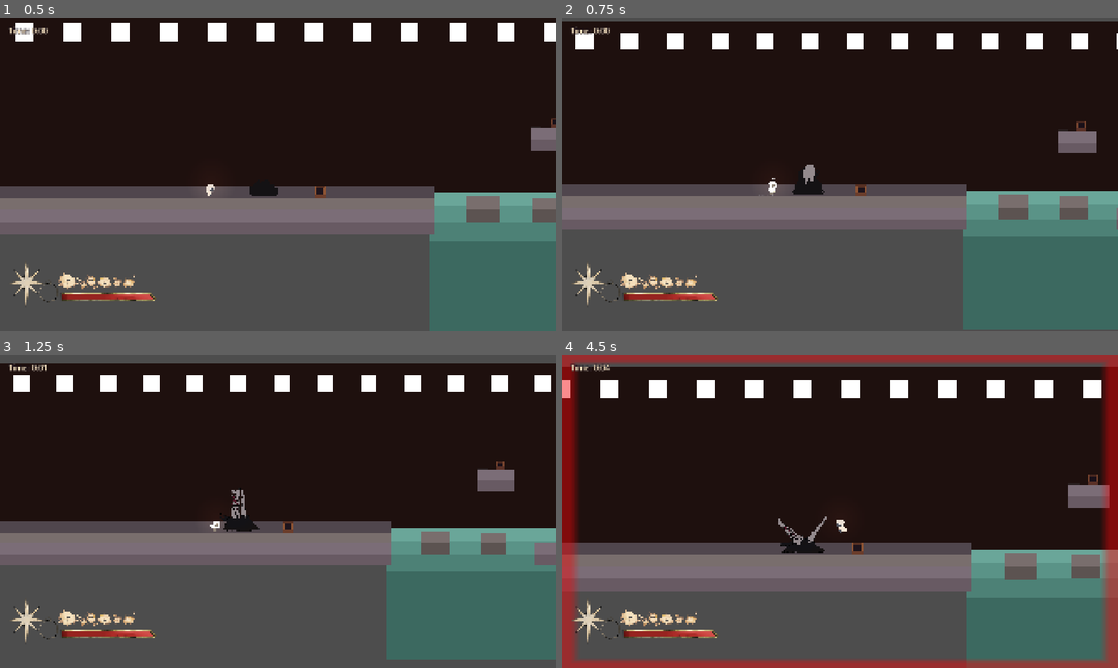
Above: before the commit, frames 1-4 (two rows, left to right).
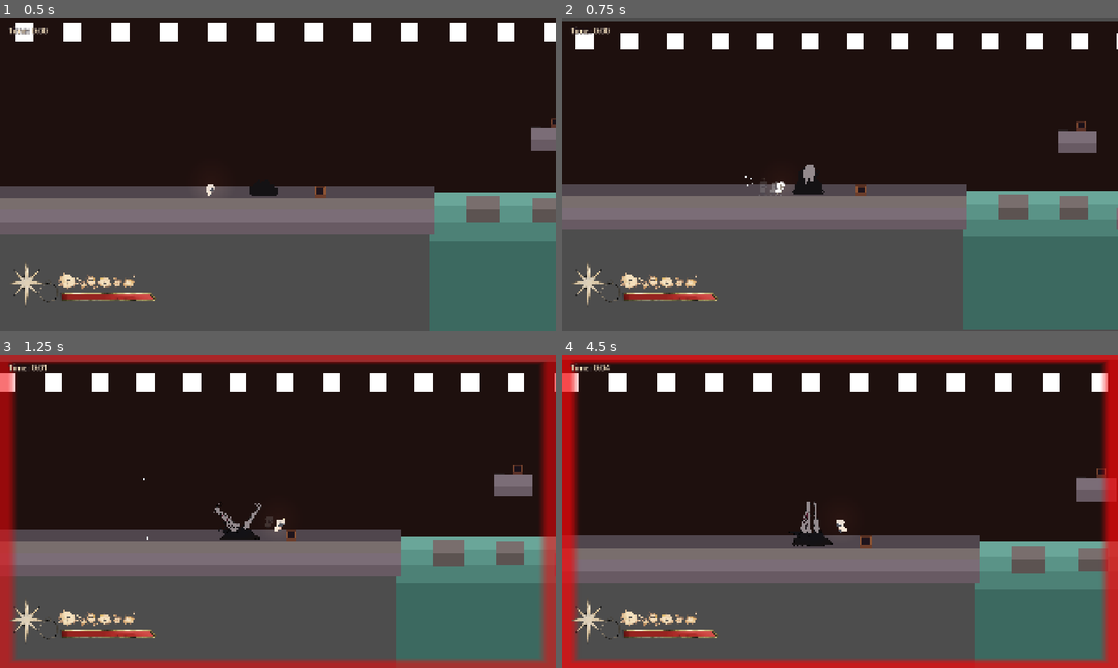
Above: after the commit, the same moments.

Repository: EkaterinaZakharova-13/purgatory-game
Game: Godot game, scene res://Scenes/Levels/main.tscn
Two runs of this game, one before a commit and one after it. Both use one fixed random seed, a clock stepped at 60 frames per second and the inputs below. The engine's default icon, where the game draws it, is replaced by a stand-in: a white triangle on a blue panel in a dark square.
Inputs:
- Up to frame 1 (0.5 s): no input
- Up to frame 2 (0.75 s): hold D (right) from 0.53 s (still down); tap Shift (dash) at 0.6 s
- Up to frame 3 (1.25 s): keep holding D (right); tap Space (jump) at 0.77, 0.8, 1.07 s
- Up to frame 4 (4.5 s): release D (right) at 1.28 s; hold A (left) 1.28-2.03 s; tap Space (jump) at 1.35, 1.52, 1.82, 2.3, 3.02, 3.32, 3.77, 3.8, 4.07 s; tap Shift (dash) at 1.55, 2.85 s; hold D (right) 2.03-3.53 s; tap S (closer) at 2.1 s; hold A (left) from 3.53 s (still down); tap W (further) at 3.6 s; tap F (orb_platform) at 4.35 s

Frame 1 is identical in both runs. In frame 2, 0.1% of the frame differs, in the area x 32-41%, y 50-57%; in frame 3, 22%, in the area x 0-100%, y 0-100%; in frame 4, 21%.

Commit message:
Dash efect

Diff:
--- /dev/null
+++ b/Assets/Effects/dash_petal.svg
@@ -0,0 +1,11 @@
+<svg xmlns="http://www.w3.org/2000/svg" width="64" height="64" viewBox="0 0 64 64">
+  <defs>
+    <linearGradient id="petal" x1="0" y1="0" x2="1" y2="1">
+      <stop offset="0" stop-color="#ffffff"/>
+      <stop offset="0.62" stop-color="#f5fbff"/>
+      <stop offset="1" stop-color="#dcecff"/>
+    </linearGradient>
+  </defs>
+  <path d="M32 3C39 15 56 27 53 41C50 54 41 61 30 59C17 57 9 47 11 35C13 22 26 14 32 3Z"
+        fill="url(#petal)" stroke="#ffffff" stroke-opacity="0.75" stroke-width="2"/>
+</svg>
--- a/Scenes/Entities/player.tscn
+++ b/Scenes/Entities/player.tscn
@@ -5,6 +5,7 @@
 [ext_resource type="AnimationLibrary" path="res://Assets/Entities/Player/player_state_animations.tres" id="3_anim_player"]
 [ext_resource type="Texture2D" uid="uid://b7j40ko0swtys" path="res://icon.svg" id="4_placeholder"]
 [ext_resource type="PackedScene" path="res://Scenes/Entities/orb.tscn" id="5_orb"]
+[ext_resource type="Texture2D" path="res://Assets/Effects/dash_petal.svg" id="6_petals"]
 
 [sub_resource type="RectangleShape2D" id="RectangleShape2D_cvnsp"]
 size = Vector2(15, 28)
@@ -47,6 +48,19 @@
 scale_min = 0.12
 scale_max = 0.24
 color_ramp = SubResource("Gradient_walking_dust")
+
+[sub_resource type="ParticleProcessMaterial" id="ParticleProcessMaterial_dash_petals"]
+direction = Vector3(-1, -0.25, 0)
+spread = 48.0
+initial_velocity_min = 90.0
+initial_velocity_max = 170.0
+gravity = Vector3(0, 18, 0)
+angular_velocity_min = -240.0
+angular_velocity_max = 240.0
+scale_min = 0.035
+scale_max = 0.08
+color = Color(1, 1, 1, 1)
+
 [node name="Player" type="CharacterBody2D" unique_id=456008934 groups=["Player"]]
 z_as_relative = false
 scale = Vector2(2, 2)
@@ -70,6 +84,18 @@
 local_coords = false
 texture = SubResource("GradientTexture2D_walking_dust")
 process_material = SubResource("ParticleProcessMaterial_walking_dust")
+
+[node name="DashPetals" type="GPUParticles2D" parent="."]
+position = Vector2(0, -18)
+emitting = false
+amount = 14
+lifetime = 0.65
+one_shot = true
+explosiveness = 0.9
+local_coords = false
+texture = ExtResource("6_petals")
+process_material = SubResource("ParticleProcessMaterial_dash_petals")
+
 [node name="AnimatedSprite2D" type="AnimatedSprite2D" parent="." unique_id=198986597]
 texture_filter = 1
 position = Vector2(0.76, -20.935)
--- a/Scenes/Levels/main.tscn
+++ b/Scenes/Levels/main.tscn
@@ -234,7 +234,7 @@
 position = Vector2(38.999977, 72)
 shape = SubResource("SupportShapeSmall")
 
-[node name="Ground7SupportPlatform" type="StaticBody2D" parent="LayerManager/Layer3" unique_id=2081726196 groups=["LayerDownLocked", "Ground7ToggleSupport"]]
+[node name="Ground7SupportPlatform" type="StaticBody2D" parent="LayerManager/Layer3" unique_id=2081726196 groups=["Ground7ToggleSupport", "LayerDownLocked"]]
 position = Vector2(1795, 302)
 
 [node name="CollisionShape2D" type="CollisionShape2D" parent="LayerManager/Layer3/Ground7SupportPlatform" unique_id=743918577]
@@ -491,7 +491,7 @@
 position = Vector2(39.999977, 47)
 shape = SubResource("SupportShapeSmall")
 
-[node name="Ground7SupportPlatform" type="StaticBody2D" parent="LayerManager/Layer2" unique_id=489268753 groups=["LayerDownLocked", "Ground7ToggleSupport"]]
+[node name="Ground7SupportPlatform" type="StaticBody2D" parent="LayerManager/Layer2" unique_id=489268753 groups=["Ground7ToggleSupport", "LayerDownLocked"]]
 position = Vector2(1795, 334)
 
 [node name="CollisionShape2D" type="CollisionShape2D" parent="LayerManager/Layer2/Ground7SupportPlatform" unique_id=843349376]
--- a/Scripts/player.gd
+++ b/Scripts/player.gd
@@ -16,6 +16,8 @@
 @onready var orb_anchor: Marker2D = $OrbAnchor
 @onready var walking_dust: GPUParticles2D = $WalkingDust
 @onready var walking_dust_material: ParticleProcessMaterial = walking_dust.process_material as ParticleProcessMaterial
+@onready var dash_petals: GPUParticles2D = $DashPetals
+@onready var dash_petals_material: ParticleProcessMaterial = dash_petals.process_material as ParticleProcessMaterial
 @onready var animation_player: AnimationPlayer = $AnimationPlayer
 @onready var layer_manager := get_tree().get_first_node_in_group("LayerManager")
 
@@ -28,9 +30,12 @@
 
 @export_group("Dash")
 @export_range(1.0, 2.5, 0.05) var dash_speed_multiplier: float = 2.0
-@export_range(0.1, 2.0, 0.1) var dash_duration: float = 0.8
+@export_range(0.1, 2.0, 0.1) var dash_duration: float = 0.5
 @export_range(0.1, 10.0, 0.1) var dash_cooldown: float = 3.0
 @export var dash_tint := Color(1.8, 1.6, 1.3, 1.0)
+@export_range(0.02, 0.2, 0.01) var dash_afterimage_interval := 0.07
+@export_range(0.05, 0.5, 0.01) var dash_afterimage_lifetime := 0.22
+@export var dash_afterimage_tint := Color(0.86, 0.94, 1.0, 0.42)
 
 @export_group("Jump")
 @export var coyote_time: float = 0.125
@@ -48,6 +53,8 @@
 var last_jump_pressed_time := -INF
 var dash_duration_remaining := 0.0
 var dash_cooldown_remaining := 0.0
+var dash_afterimage_timer := 0.0
+var dash_direction := 1
 var damage_recoil_remaining := 0.0
 var current_damage_recoil_strength := 1.0
 var original_sprite_modulate := Color.WHITE
@@ -59,7 +66,7 @@
 var last_direction := 1
 
 func take_damage_percent(percent: float, source_position: Vector2 = Vector2.INF, recoil_multiplier: float = 1.0) -> void:
-	if percent <= 0.0:
+	if percent <= 0.0 or is_invulnerable():
 		return
 	damaged_percent.emit(percent)
 	var recoil_strength := clampf(recoil_multiplier, 0.0, 1.0)
@@ -70,6 +77,9 @@
 	velocity.x = knockback_direction * damage_recoil_horizontal_speed * recoil_strength
 	velocity.y = minf(velocity.y, -damage_recoil_bounce_speed * recoil_strength)
 	damage_recoil_remaining = damage_recoil_duration * recoil_strength
+
+func is_invulnerable() -> bool:
+	return dash_duration_remaining > 0.0
 
 func _ready():
 	starting_position = global_position
@@ -102,6 +112,7 @@
 	if current_mask < layer_manager.layer_size:
 		closer_check.set_collision_mask_value(current_mask + 1, true)
 	dash_duration_remaining = 0.0
+	dash_afterimage_timer = 0.0
 	animated_sprite.modulate = original_sprite_modulate
 	walking_dust.emitting = false
 	last_grounded_time = -INF
@@ -116,6 +127,9 @@
 	if Input.is_action_just_pressed("dash") and dash_cooldown_remaining <= 0.0:
 		dash_duration_remaining = dash_duration
 		dash_cooldown_remaining = dash_cooldown
+		dash_direction = last_direction
+		damage_recoil_remaining = 0.0
+		_emit_dash_petals()
 	animated_sprite.modulate = dash_tint if dash_duration_remaining > 0.0 else original_sprite_modulate
 	if Input.is_action_just_pressed("orb_toggle"):
 		orb.toggle()
@@ -142,7 +156,9 @@
 	if not was_on_floor:
 		velocity.y += gravity * delta
 
-	if damage_recoil_remaining > 0.0:
+	if dash_duration_remaining > 0.0:
+		velocity.x = dash_direction * max_speed * dash_speed_multiplier
+	elif damage_recoil_remaining > 0.0:
 		velocity.x = move_toward(velocity.x, 0.0, damage_recoil_horizontal_speed * 0.55 * current_damage_recoil_strength * delta)
 	elif direction != 0.0:
 		var reversing_on_ground := (
@@ -193,7 +209,9 @@
 	var on_floor_after_move := is_on_floor()
 	_update_walking_dust(direction, on_floor_after_move)
 
-	if jump_started or not on_floor_after_move:
+	if dash_duration_remaining > 0.0:
+		_play_animation(ANIM_WALKING)
+	elif jump_started or not on_floor_after_move:
 		_play_animation(ANIM_JUMPING)
 	elif not was_on_floor:
 		_play_animation(ANIM_JUMPING_TO_LAND)
@@ -205,12 +223,59 @@
 		_play_animation(ANIM_WALKING_TO_IDLE)
 	elif animated_sprite.animation != ANIM_WALKING_TO_IDLE and animated_sprite.animation != ANIM_JUMPING_TO_LAND:
 		_play_animation(ANIM_IDLE)
+	_update_dash_afterimage(delta)
 
 func _update_walking_dust(direction: float, on_floor: bool) -> void:
 	var is_walking := on_floor and velocity.x * direction > stop_threshold
 	walking_dust.emitting = is_walking
 	if is_walking:
 		walking_dust_material.direction = Vector3(-signf(direction), -0.08, 0.0)
+
+func _update_dash_afterimage(delta: float) -> void:
+	if dash_duration_remaining <= 0.0:
+		dash_afterimage_timer = 0.0
+		return
+
+	dash_afterimage_timer -= delta
+	if dash_afterimage_timer > 0.0:
+		return
+	dash_afterimage_timer = dash_afterimage_interval
+	_spawn_dash_afterimage()
+
+func _emit_dash_petals() -> void:
+	dash_petals.position.x = -float(dash_direction) * 16.0
+	dash_petals_material.direction = Vector3(-float(dash_direction), -0.25, 0.0)
+	dash_petals.restart()
+	dash_petals.emitting = true
+
+func _spawn_dash_afterimage() -> void:
+	var ghost_parent := get_tree().current_scene
+	if ghost_parent == null:
+		ghost_parent = get_parent()
+	if ghost_parent == null:
+		return
+
+	var afterimage := AnimatedSprite2D.new()
+	afterimage.sprite_frames = animated_sprite.sprite_frames
+	afterimage.animation = animated_sprite.animation
+	afterimage.frame = animated_sprite.frame
+	afterimage.frame_progress = animated_sprite.frame_progress
+	afterimage.flip_h = animated_sprite.flip_h
+	afterimage.centered = animated_sprite.centered
+	afterimage.offset = animated_sprite.offset
+	afterimage.texture_filter = animated_sprite.texture_filter
+	afterimage.modulate = dash_afterimage_tint
+	afterimage.z_as_relative = false
+	afterimage.z_index = z_index - 1
+	ghost_parent.add_child(afterimage)
+	afterimage.global_transform = animated_sprite.global_transform
+
+	var faded_color := dash_afterimage_tint
+	faded_color.a = 0.0
+	var fade_tween := afterimage.create_tween()
+	fade_tween.tween_property(afterimage, "modulate", faded_color, dash_afterimage_lifetime)
+	fade_tween.finished.connect(afterimage.queue_free)
+
 func _on_animation_finished(animation_name: StringName) -> void:
 	match animation_name:
 		ANIM_WALKING_TO_IDLE:
--- a/Scripts/the_hunter.gd
+++ b/Scripts/the_hunter.gd
@@ -137,6 +137,8 @@
 
 func _player_is_in_area(area: Area2D) -> bool:
 	if not area.overlaps_body(player):
+		return false
+	if area == bite_area and player.has_method("is_invulnerable") and player.call("is_invulnerable"):
 		return false
 	if not require_matching_layer:
 		return true
Not shown, added: Assets/Effects/dash_petal.svg.import
Not shown: 1 places in Scenes/Levels/main.tscn that only renumber resources
